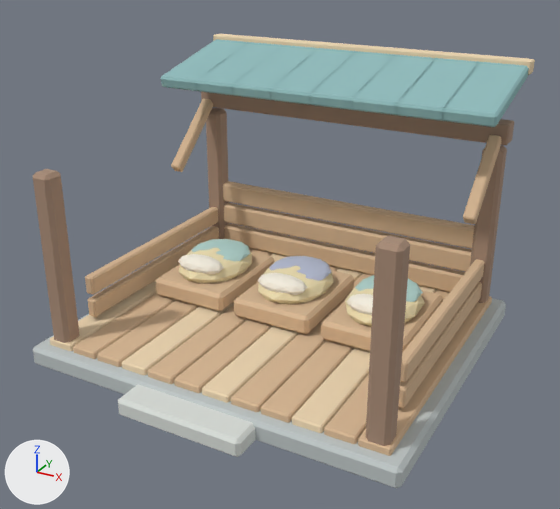
What one commit did to the FBX model unity/Assets/Resources/ForestArt/beds.fbx.
Before and after are seen from a 50 mm camera at (2.94, -5.39, 3.53) aimed at (0.09, -0.21, 0.94). Arrows for +X, +Y and +Z are at lower left; the lights stay in place. The older version comes first. Where no turn or scale is listed for an object, it has been applied to the vertices.

The first picture shows 'beds_mesh'.
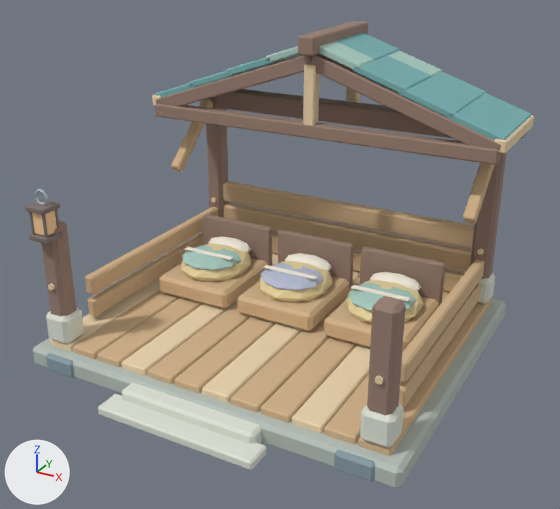
The change, as a list of edits to the scene's bpy script:
```text
Change me_cube_1527:
    remove me_cube_1527.from_pydata(...)  # 1338 vertices, 2480 faces; spans x -1.66..1.66, y -1.64..1.56, z 0.0..2.4
    add me_cube_1527.from_pydata(...)  # 2538 vertices, 4680 faces; spans x -1.68..1.68, y -1.7..1.52, z 0.0..2.62
    me_cube_1527 part 1: the loose piece of 24 vertices spanning x -1.52..-1.34, y -1.29..-1.11, z 0.2..1.7 is scaled about its middle by (1, 1, 0.691), then moved by (0.0, 0.0, -0.2)
    me_cube_1527 part 2: the loose piece of 24 vertices spanning x -1.52..-1.34, y 1.11..1.29, z 0.2..1.7 is scaled about the mesh origin by (1, 1, 1.14)
    me_cube_1527 part 3: the loose piece of 24 vertices spanning x 1.34..1.52, y -1.29..-1.11, z 0.2..1.7 is scaled about its middle by (1, 1, 0.691), then moved by (0.0, 0.0, -0.2)
    me_cube_1527 part 4: a new loose piece, a 6-sided cylinder along y spanning x 1.405..1.455, y -1.312..-1.288, z 0.721..0.779, in mat_forest_endgrain (beige #edd5af)
    me_cube_1527 part 5: the loose piece of 24 vertices spanning x 1.34..1.52, y 1.11..1.29, z 0.2..1.7 is scaled about the mesh origin by (1, 1, 1.14)
    me_cube_1527 part 6: the loose piece of 24 vertices spanning x -1.6..1.6, y 1.44..1.56, z 2.28..2.4 is scaled about its middle by (1.02, 1, 1), then moved by (0.0, -0.99, -0.52), in mat_forest_bark (brown #997f72)
    me_cube_1527 part 7: the loose piece of 24 vertices spanning x -0.55..0.55, y -1.64..-1.28, z 0.0..0.16 is scaled about its middle by (1.1, 0.582, 1.03), then moved by (0.0, 0.04, 0.0)
    me_cube_1527 part 8: the loose piece of 24 vertices spanning x -1.24..-0.49, y -0.24..0.76, z 0.25..0.43 is scaled about its middle by (0.254, 0.187, 0.251), then moved by (-0.56, -1.55, 0.86), in mat_forest_darkwood (grey #807370)
    me_cube_1527 part 9: the loose piece of 24 vertices spanning x -0.38..0.38, y -0.24..0.76, z 0.25..0.43 is scaled about its middle by (0.254, 0.187, 0.251), then moved by (-1.42, -1.55, 1.1), in mat_forest_darkwood (grey #807370)
    me_cube_1527 part 10: the loose piece of 24 vertices spanning x 0.49..1.24, y -0.24..0.76, z 0.25..0.43 is scaled about its middle by (0.392, 0.217, 0.919), then moved by (-2.19, -1.57, -0.25), in mat_forest_slate (greyish cyan #899da5)
    me_cube_1527 part 11: the loose piece of 42 vertices spanning x -1.14..-0.58, y 0.05..0.63, z 0.5..0.62 is rebuilt with 42 vertices and now spans x -1.14..-0.58, y -0.09..0.45, z 0.5..0.62
    me_cube_1527 part 12: the loose piece of 42 vertices spanning x -0.28..0.28, y 0.05..0.63, z 0.5..0.62 is rebuilt with 42 vertices and now spans x -0.28..0.28, y -0.09..0.45, z 0.5..0.62
    me_cube_1527 part 13: the loose piece of 42 vertices spanning x 0.58..1.14, y 0.05..0.63, z 0.5..0.62 is rebuilt with 42 vertices and now spans x 0.58..1.14, y -0.09..0.45, z 0.5..0.62
    me_cube_1527 part 14: the loose piece of 42 vertices spanning x -1.09..-0.63, y -0.13..0.13, z 0.48..0.64 is deleted
    me_cube_1527 part 15: the loose piece of 42 vertices spanning x -0.23..0.23, y -0.13..0.13, z 0.48..0.64 is deleted
    me_cube_1527 part 16: 336 vertices removed from x -1.58..1.58, y -0.17..1.51, z 0.36..2.37; 1404 vertices added at x -1.68..1.68, y -1.7..1.52, z 0.0..2.62
    me_cube_1527 part 17: 168 vertices added at x -1.5..-1.34, y -1.37..-1.21, z 1.22..1.59
    other edits to the shape of me_cube_1527 do not show in these pictures
    add me_cube_1527.materials.append(mat_forest_ember)  # beige #f9ce9f
    add me_cube_1527.materials.append(mat_forest_darkwood)  # grey #807370
    add me_cube_1527.materials.append(mat_forest_iron)  # light grey #abbbc2
    add me_cube_1527.materials.append(mat_forest_slate)  # greyish cyan #899da5
```

Where the change shows, as pixel boxes [x1, y1, x2, y2] in the pictures (560 x 509 px; the box of a moved part takes in the faces that stretch with it):
'beds_mesh', reshaped
    before: [33, 34, 535, 489]
    after: [25, 21, 534, 489]
part 1 of me_cube_1527, moved or reshaped
    before: [33, 169, 80, 343]
    after: [41, 220, 77, 317]
part 2 of me_cube_1527, moved or reshaped
    before: [206, 108, 229, 239]
    after: [206, 97, 228, 218]
part 3 of me_cube_1527, moved or reshaped
    before: [366, 235, 410, 446]
    after: [367, 296, 406, 416]
part 4 of me_cube_1527, added
    after: [375, 376, 383, 385]
part 5 of me_cube_1527, moved or reshaped
    before: [470, 145, 507, 303]
    after: [470, 152, 507, 279]
part 6 of me_cube_1527, moved or reshaped
    before: [213, 34, 535, 75]
    after: [155, 104, 501, 165]
part 7 of me_cube_1527, moved or reshaped
    before: [118, 384, 256, 457]
    after: [122, 382, 262, 444]
part 8 of me_cube_1527, moved or reshaped
    before: [155, 252, 274, 312]
    after: [29, 231, 63, 244]
part 9 of me_cube_1527, moved or reshaped
    before: [234, 270, 354, 334]
    after: [25, 199, 60, 215]
part 10 of me_cube_1527, moved or reshaped
    before: [321, 290, 443, 352]
    after: [46, 353, 75, 378]
part 11 of me_cube_1527, rebuilt
    before: [192, 239, 250, 261]
    after: [182, 245, 241, 270]
part 12 of me_cube_1527, rebuilt
    before: [269, 256, 331, 281]
    after: [261, 263, 323, 290]
part 13 of me_cube_1527, rebuilt
    before: [355, 275, 423, 302]
    after: [348, 283, 416, 311]
part 14 of me_cube_1527, deleted
    before: [178, 254, 224, 275]
part 15 of me_cube_1527, deleted
    before: [258, 273, 307, 295]
part 16 of me_cube_1527, reshaped
    before: [160, 39, 529, 326]
    after: [46, 21, 534, 482]
part 17 of me_cube_1527, added
    after: [29, 189, 59, 238]
